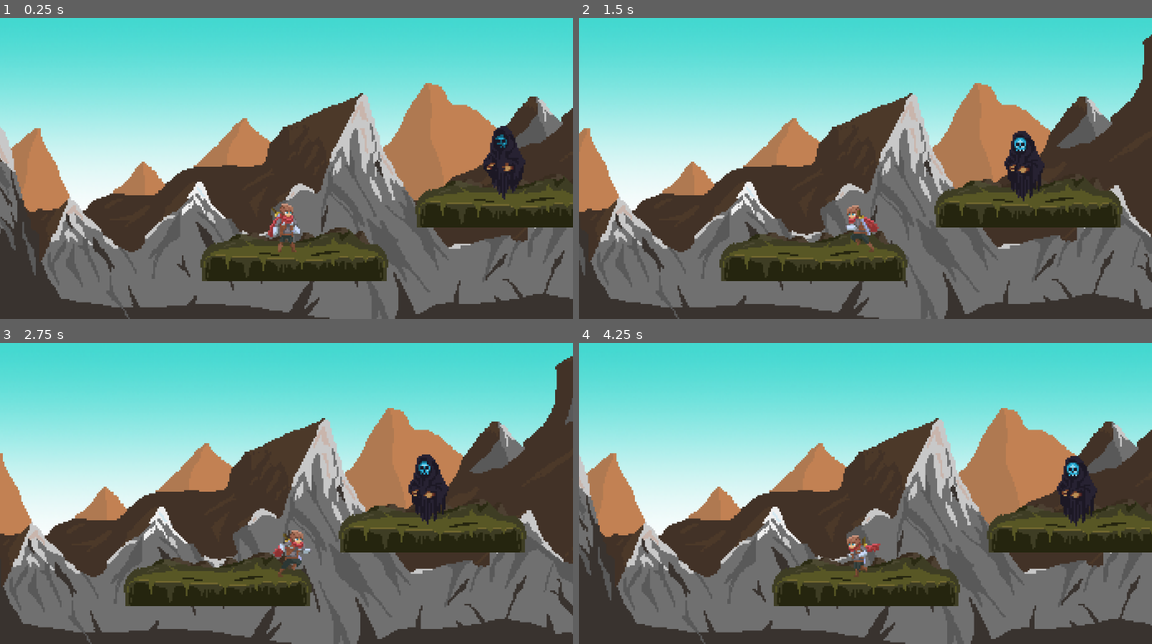
Above: before the commit, frames 1-4 (two rows, left to right).
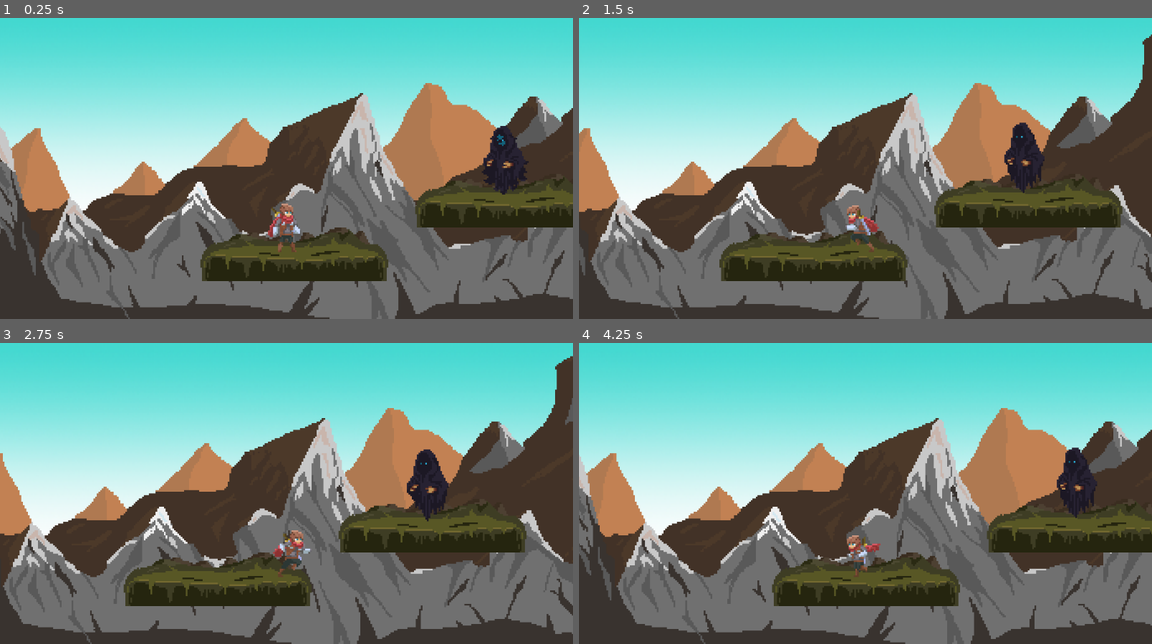
Above: after the commit, the same moments.

Repository: LeoBasov/asset-flipper
Game: Godot game, scene res://Main.tscn
Same seed, same stepped clock (60 frames per second), same inputs: the game is played once before the commit and once after it.
Inputs:
- Up to frame 1 (0.25 s): no input
- Up to frame 2 (1.5 s): hold Right (ui_right) 0.53-1.28 s; tap Space (ui_select) at 0.77 s; hold Left (ui_left) from 1.28 s (still down)
- Up to frame 3 (2.75 s): tap Space (ui_select) at 1.52 s; release Left (ui_left) at 2.03 s; hold Right (ui_right) from 2.03 s (still down)
- Up to frame 4 (4.25 s): release Right (ui_right) at 2.78 s; hold Up (ui_up) 2.78-3.53 s; tap Space (ui_select) at 3.02, 3.77 s; hold Left (ui_left) from 3.53 s (still down)

The runs differ from the first frame. In frame 1, 0.2% of the frame differs, in the area x 84-93%, y 37-61%; in frame 2, 0.5%, in the area x 74-82%, y 34-61%; in frame 3, 0.4%; in frame 4, 0.5%.

Commit message:
Added stuff

Diff:
--- a/Main.tscn
+++ b/Main.tscn
@@ -30,10 +30,12 @@
 position = Vector2( 490.282, 301.468 )
 
 [node name="Camera2D" type="Camera2D" parent="Player"]
+visible = false
 current = true
 limit_bottom = 500
 
 [node name="PlayerVisNotifier2D" type="VisibilityNotifier2D" parent="Player"]
+visible = false
 position = Vector2( 8.15331, 15.0524 )
 scale = Vector2( 4.115, 4.17772 )
 [connection signal="screen_exited" from="Player/PlayerVisNotifier2D" to="." method="_on_PlayerVisNotifier2D_screen_exited"]
--- a/enemies/Ghost/Ghost.tscn
+++ b/enemies/Ghost/Ghost.tscn
@@ -40,8 +40,6 @@
 scale = Vector2( 3, 3 )
 frames = SubResource( 1 )
 animation = "idle"
-frame = 4
-playing = true
 
 [node name="CollisionShape2D" type="CollisionShape2D" parent="."]
 visible = false
--- a/player/AttackState.gd
+++ b/player/AttackState.gd
@@ -9,6 +9,9 @@
 	animation_running = true
 	object.get_node("AnimatedSprite").animation = "attack-2"
 
+	if object.get_node("AnimatedSprite").frame == 3:
+		print(object.get_node("AnimatedSprite").frame)
+
 	object.get_node("AnimatedSprite").play()
 
 func _on_AnimatedSprite_animation_finished():
--- a/player/Player.tscn
+++ b/player/Player.tscn
@@ -91,15 +91,23 @@
 radius = 32.8897
 height = 19.061
 
+[sub_resource type="CapsuleShape2D" id=3]
+radius = 47.1093
+height = 39.7815
+
 [node name="Player" type="KinematicBody2D"]
 script = ExtResource( 1 )
+__meta__ = {
+"_edit_group_": true
+}
 
 [node name="AnimatedSprite" type="AnimatedSprite" parent="."]
 scale = Vector2( 3, 3 )
 frames = SubResource( 1 )
-animation = "double_jump"
+animation = "attack-2"
+frame = 3
 
-[node name="CollisionShape2D" type="CollisionShape2D" parent="."]
+[node name="PlayerCollisionShape" type="CollisionShape2D" parent="."]
 visible = false
 position = Vector2( -1.76802, 14.3484 )
 shape = SubResource( 2 )
@@ -122,6 +130,13 @@
 [node name="Attack2State" type="Node" parent="FSM"]
 script = ExtResource( 42 )
 
+[node name="Attack2Area" type="Area2D" parent="FSM/Attack2State"]
+
+[node name="Attack2CollisionShape" type="CollisionShape2D" parent="FSM/Attack2State/Attack2Area"]
+position = Vector2( -1.52588e-05, 6.98338 )
+rotation = 1.5708
+shape = SubResource( 3 )
+
 [node name="DoubleJumpState" type="Node" parent="FSM"]
 script = ExtResource( 43 )
 [connection signal="animation_finished" from="AnimatedSprite" to="FSM/Attack2State" method="_on_AnimatedSprite_animation_finished"]
Not shown: 1 places in player/Player.tscn that only renumber resources
